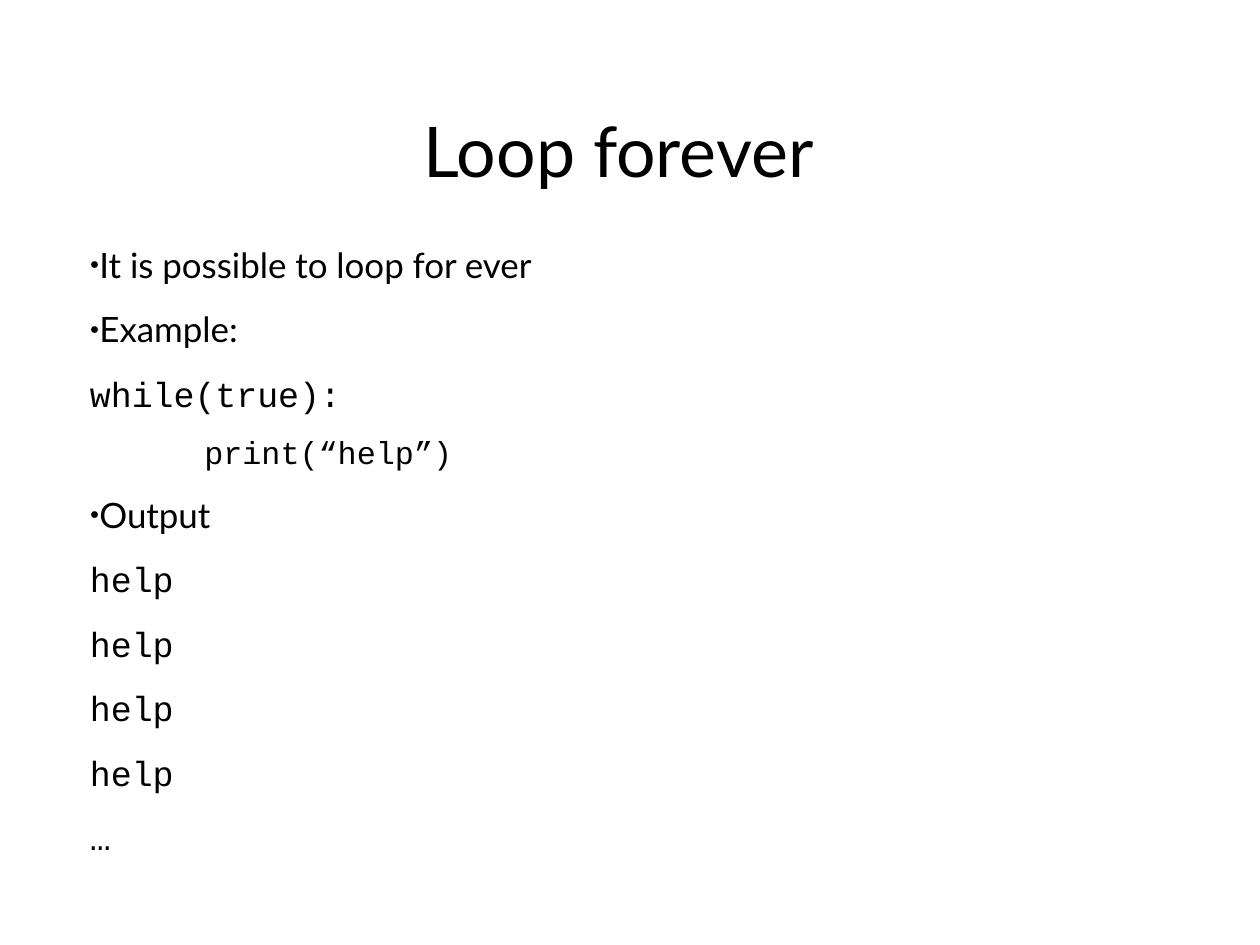
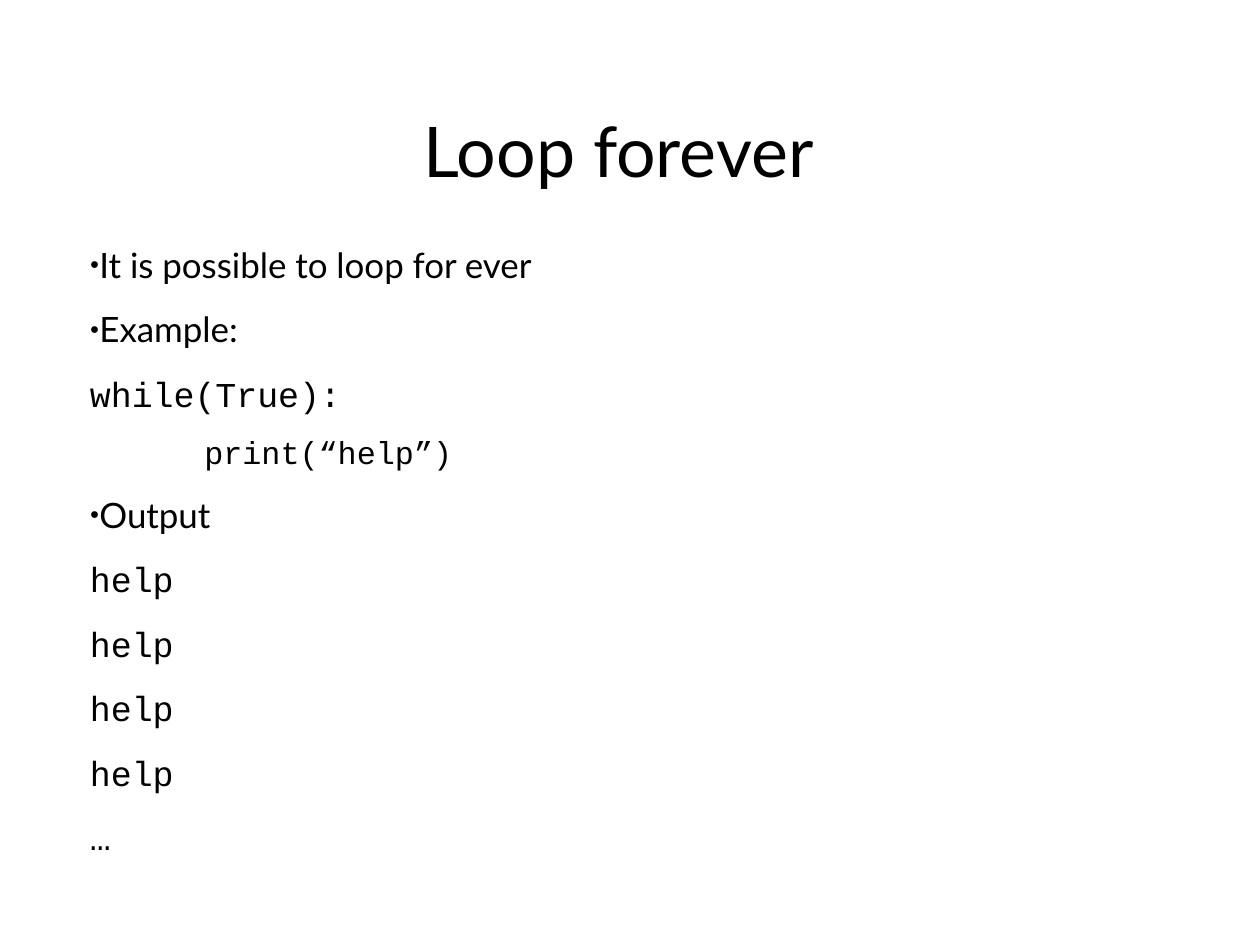
Before and after one commit to Cheltenham-Hackspace/hackspace_python, a slide deck: slide 24 of slides/hackspace_python_slides.pptx. Drawn at 1260x945 pixels with LibreOffice and Linux fonts; fonts in the diff are those of the drawing; background and template pictures are left out. Boxes give left, top, right and bottom in pixels: in the first picture for what was removed or moved away, otherwise in the second. Text is boxed around its words. In the diff, an @@ line names an element or a change of style, - is before the commit and + after.

```diff
--- a/slides/hackspace_python_slides.pptx
+++ b/slides/hackspace_python_slides.pptx
@@ text at [90, 382, 341, 415]: text changed @@
-while(true):
+while(True):
```
Also in this commit, not shown: 6 other slides changed, 2 other files.
